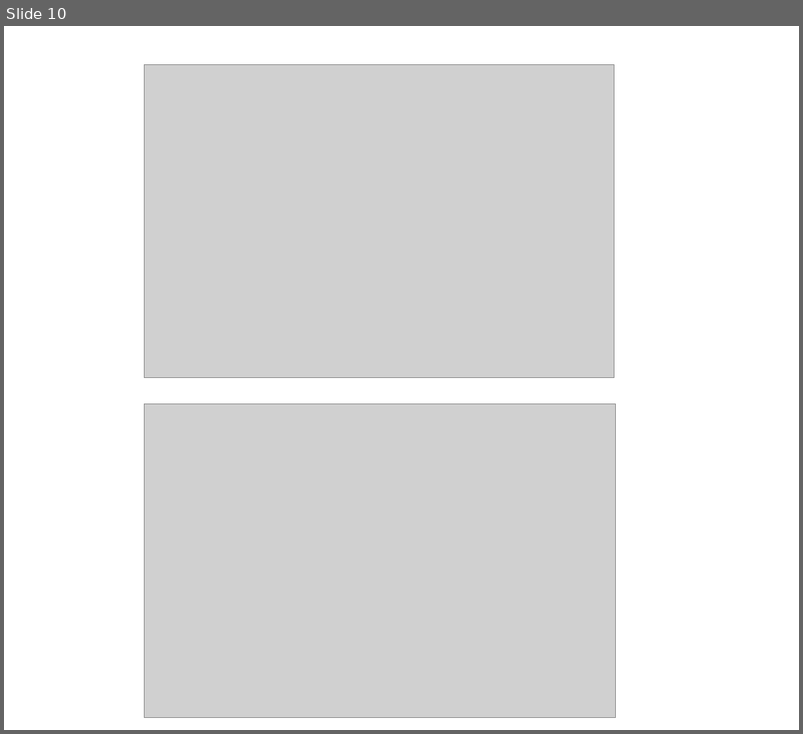
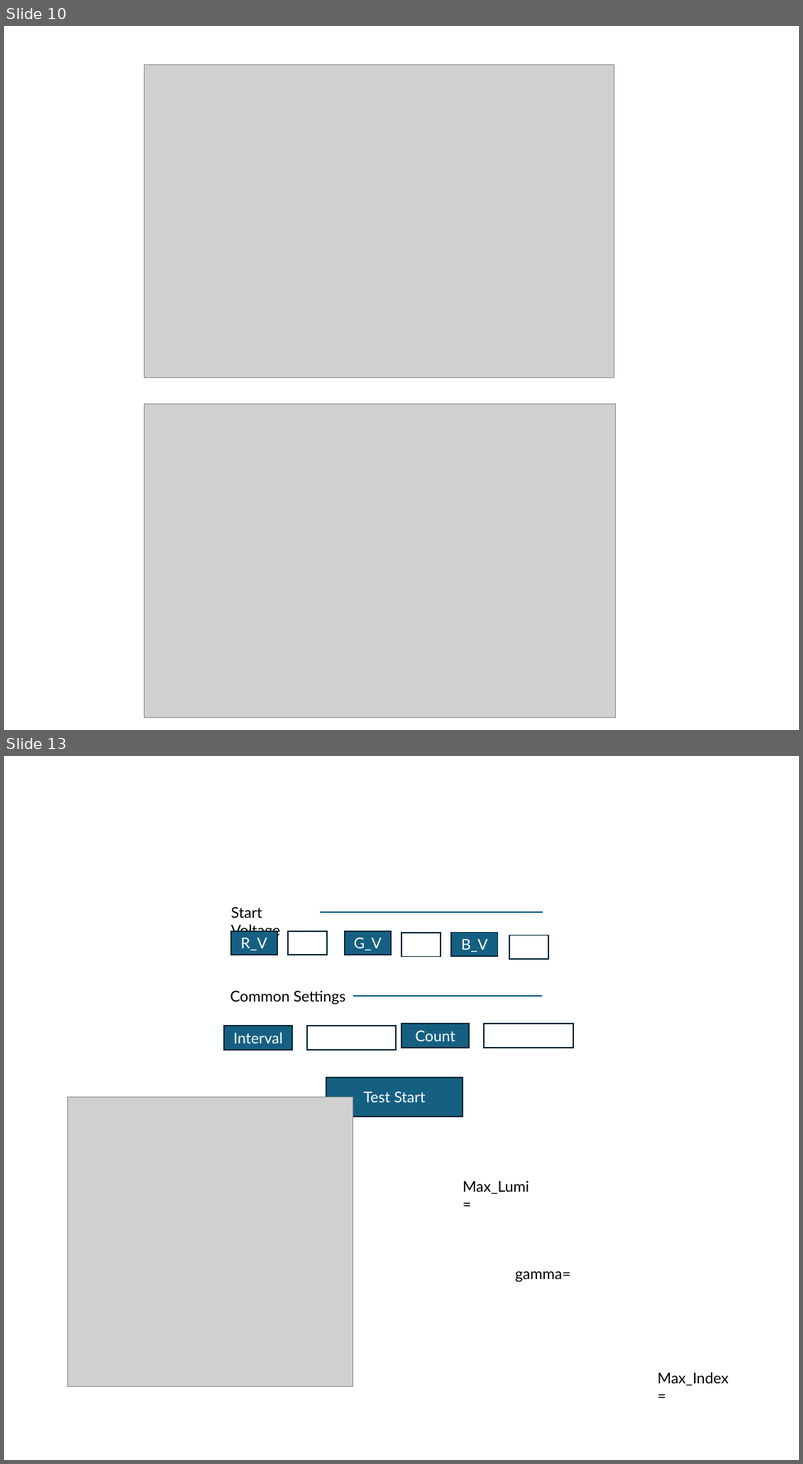
Before and after one commit to jvvoung/OptiX_ver4.8, a slide deck: UI.pptx. Shown one above the other, each under a label of ours: slide 10 before the commit, slides 10 and 13 after it; the slides between them are not shown. The pictures are 803x734 and 803x1464 pixels, drawn with LibreOffice and Linux fonts; fonts in the diff are those of the drawing; grey boxes stand for pictures. Boxes give left, top, right and bottom in pixels: in the first picture for what was removed or moved away, otherwise in the second. Text is boxed around its words. In the diff, an @@ line names an element or a change of style, - is before the commit and + after.

```diff
--- a/UI.pptx
+++ b/UI.pptx
@@ slide 13 added at [4,756,799,1460], background #FFFFFF @@
@@ text added at [231,907,280,938], 18 pt, text #000000 @@
+Start Voltage
@@ line added from (320, 912) to (544, 912), #156082 1.5 pt @@
@@ rectangle added at [231,931,278,956], fill #156082, outline #092A39 1.5 pt, 18 pt, text #FFFFFF @@
+R_V
@@ rectangle added at [288,931,327,956], outline #092A39 1.5 pt @@
@@ rectangle added at [345,931,391,956], fill #156082, outline #092A39 1.5 pt, 18 pt, text #FFFFFF @@
+G_V
@@ rectangle added at [402,934,441,957], outline #092A39 1.5 pt @@
@@ rectangle added at [451,933,498,956], fill #156082, outline #092A39 1.5 pt, 18 pt, text #FFFFFF @@
+B_V
@@ rectangle added at [510,936,549,960], outline #092A39 1.5 pt @@
@@ text added at [230,990,346,1004], 18 pt, text #000000 @@
+Common Settings
@@ line added from (353, 997) to (542, 997), #156082 1.5 pt @@
@@ rectangle added at [224,1027,292,1050], fill #156082, outline #092A39 1.5 pt, 18 pt, text #FFFFFF @@
+Interval
@@ rectangle added at [307,1027,396,1050], outline #092A39 1.5 pt @@
@@ rectangle added at [402,1024,470,1048], fill #156082, outline #092A39 1.5 pt, 18 pt, text #FFFFFF @@
+Count
@@ rectangle added at [484,1024,573,1048], outline #092A39 1.5 pt @@
@@ rectangle added at [327,1078,463,1117], fill #156082, outline #092A39 1.5 pt, 18 pt, text #FFFFFF @@
+Test Start
@@ picture added at [67,1098,353,1387] @@
@@ text added at [463,1181,529,1194], 18 pt, text #000000 @@
+Max_Lumi=
@@ text added at [515,1271,571,1282], 18 pt, text #000000 @@
+gamma=
@@ text added at [658,1372,729,1386], 18 pt, text #000000 @@
+Max_Index=
```
Also in this commit, not shown: 2 slides changed, 3 other slides added, 19 other files.
